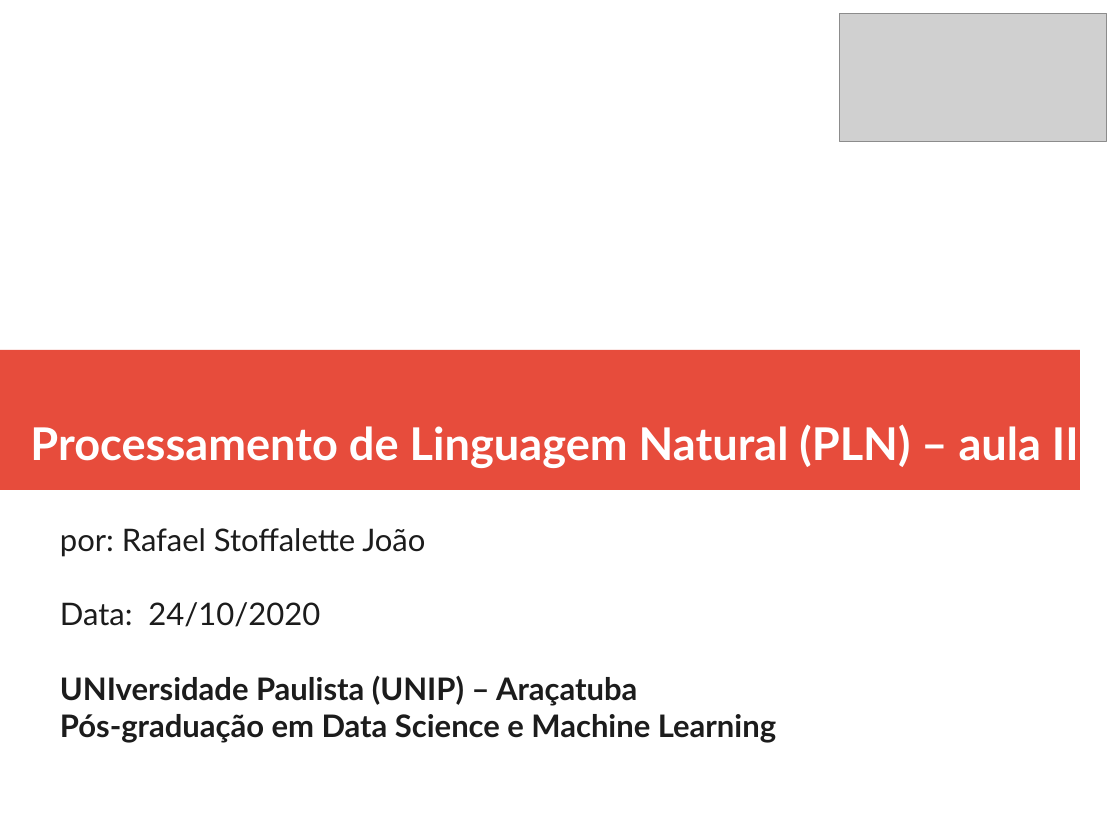
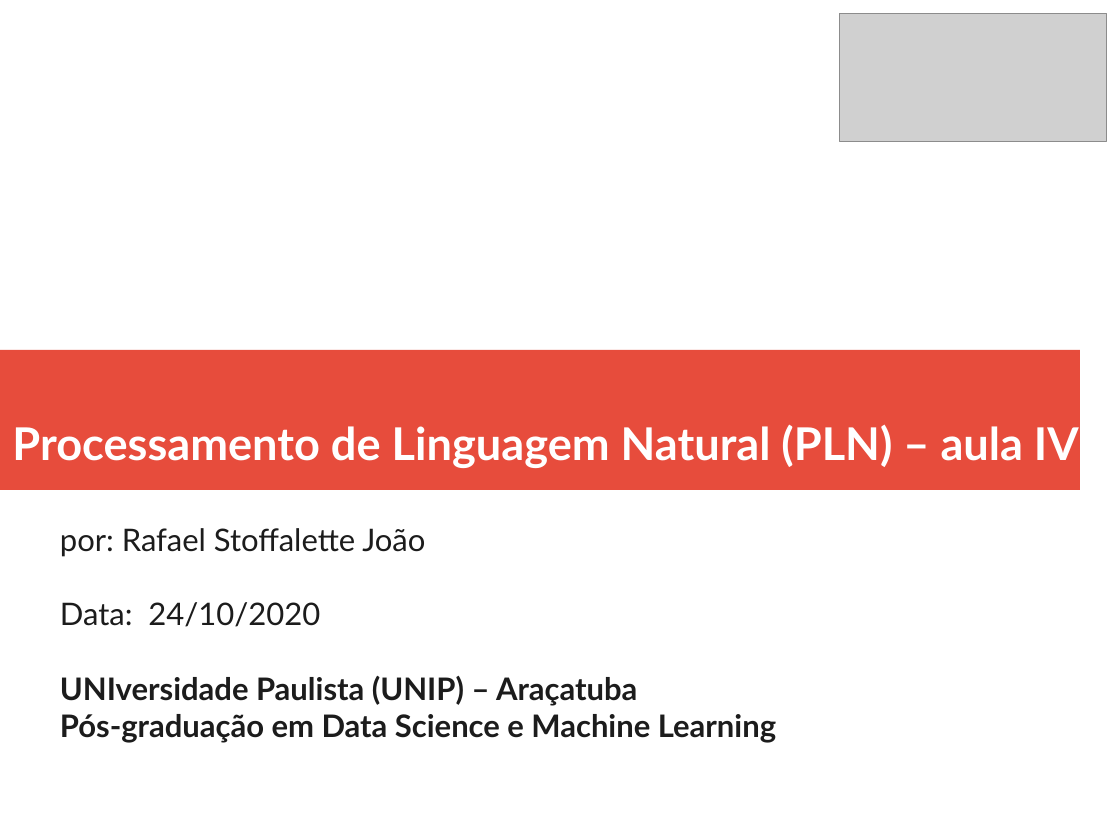
Before and after one commit to rafaelstojoao/pos-unip, a slide deck: slide 1 of [2020][modulo][Processamento_Linguagem_Natural]/[aula]04[bibliotecas].odp. Drawn at 1120x840 pixels with LibreOffice and Linux fonts; fonts in the diff are those of the drawing; grey boxes stand for pictures. Boxes give left, top, right and bottom in pixels: in the first picture for what was removed or moved away, otherwise in the second. Text is boxed around its words. In the diff, an @@ line names an element or a change of style, - is before the commit and + after.

Commit message:
correcoes do slide da aula 4

```diff
--- a/[2020][modulo][Processamento_Linguagem_Natural]/[aula]04[bibliotecas].odp
+++ b/[2020][modulo][Processamento_Linguagem_Natural]/[aula]04[bibliotecas].odp
@@ title at <box>12,424,1079,468</box>: text changed @@
-Processamento de Linguagem Natural (PLN) – aula II
+Processamento de Linguagem Natural (PLN) – aula IV
```
Also in this commit, not shown: 4 other files.
